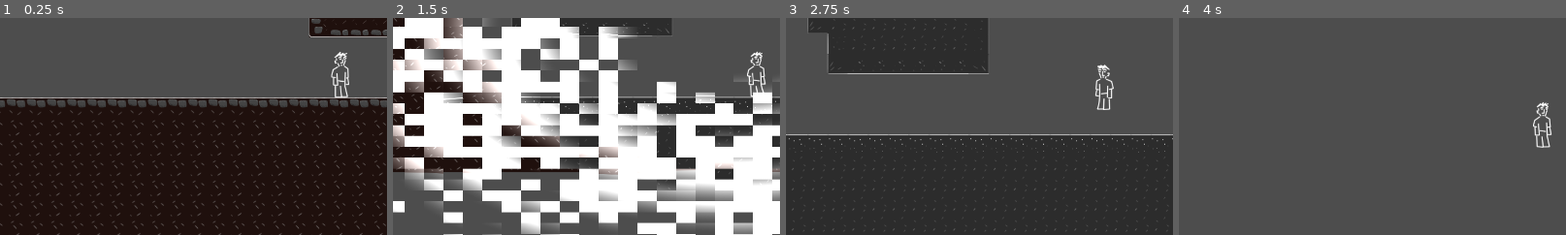
Above: before the commit, frames 1-4 (left to right).
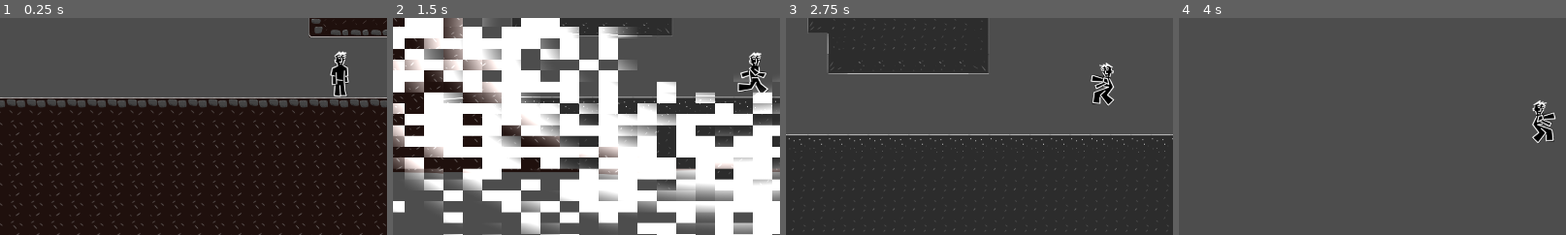
Above: after the commit, the same moments.

Repository: agasyants/GameJam1--skidbladnir-
Game: Godot game, scene res://Levels/main_level/main.tscn
The game is run twice, just before and just after one commit, with the same random seed, the same clock (stepped at 60 frames per second) and the same inputs. Sound files missing from this copy of the repository are replaced by a short silence.
Inputs:
- Up to frame 1 (0.25 s): no input
- Up to frame 2 (1.5 s): hold Right (ui_right) from 0.53 s (still down); tap Space (jump) at 0.6, 0.77, 1.07 s; tap K (switch_echo) at 1.35 s
- Up to frame 3 (2.75 s): tap Space (jump) at 1.52, 1.55, 1.82, 2.3 s; release Right (ui_right) at 2.03 s; hold Left (ui_left) from 2.03 s (still down); hold J (switch_normal) from 2.03 s (still down)
- Up to frame 4 (4 s): release Left (ui_left) at 2.78 s; release J (switch_normal) at 2.78 s; hold Right (ui_right) from 2.78 s (still down); tap , (switch_truth) at 2.85 s; tap Space (jump) at 3.02, 3.05, 3.32, 3.77, 3.8 s; hold L (switch_visceral) from 3.53 s (still down)
The pictures show only the part of the screen within x 6-56%, y 48-98%; the shares and areas given below are measured in that part.

The runs differ from the first frame. In frame 1, 0.7% of the frame differs, in the area x 85-91%, y 15-37%; in frame 2, 0.8%, in the area x 88-97%, y 15-37%; in frame 3, 0.8%; in frame 4, 0.8%.

Commit message:
player sprite update

Diff:
--- a/Player/Player.gd
+++ b/Player/Player.gd
@@ -98,8 +98,10 @@
 	if not is_on_floor():
 		if velocity.y < 0:
 			player_state = State.JUMP
+			animation_player.play("jump")
 		else:
 			player_state = State.FALL
+			animation_player.play("fall")
 	elif abs(velocity.x) > 10:
 		player_state = State.WALK
 		animation_player.play("walk")
--- a/Player/Player.tscn
+++ b/Player/Player.tscn
@@ -1,7 +1,7 @@
-[gd_scene load_steps=8 format=3 uid="uid://bxahjwaaqcpny"]
+[gd_scene load_steps=10 format=3 uid="uid://bxahjwaaqcpny"]
 
 [ext_resource type="Script" uid="uid://d28md55a4eyf" path="res://Player/Player.gd" id="1_3qydi"]
-[ext_resource type="Texture2D" uid="uid://do4322ymwf3rv" path="res://Player/idle-0.png" id="2_q3lat"]
+[ext_resource type="Texture2D" uid="uid://s0fnjyeonmie" path="res://Player/player-0.png" id="2_q3lat"]
 
 [sub_resource type="RectangleShape2D" id="RectangleShape2D_3qydi"]
 size = Vector2(36, 99)
@@ -19,6 +19,24 @@
 "transitions": PackedFloat32Array(1),
 "update": 1,
 "values": [1]
+}
+
+[sub_resource type="Animation" id="Animation_6ysni"]
+resource_name = "fall"
+length = 0.40002
+loop_mode = 1
+step = 0.2
+tracks/0/type = "value"
+tracks/0/imported = false
+tracks/0/enabled = true
+tracks/0/path = NodePath("Sprite2D:frame")
+tracks/0/interp = 1
+tracks/0/loop_wrap = true
+tracks/0/keys = {
+"times": PackedFloat32Array(0, 0.2),
+"transitions": PackedFloat32Array(1, 1),
+"update": 1,
+"values": [13, 14]
 }
 
 [sub_resource type="Animation" id="Animation_q3lat"]
@@ -39,8 +57,9 @@
 "values": [0, 1, 2, 3, 4]
 }
 
-[sub_resource type="Animation" id="Animation_ddoul"]
-resource_name = "walk"
+[sub_resource type="Animation" id="Animation_8g4oa"]
+resource_name = "jump"
+length = 0.60002
 loop_mode = 1
 step = 0.2
 tracks/0/type = "value"
@@ -50,16 +69,36 @@
 tracks/0/interp = 1
 tracks/0/loop_wrap = true
 tracks/0/keys = {
-"times": PackedFloat32Array(0.0627934, 0.623282),
-"transitions": PackedFloat32Array(1, 1),
+"times": PackedFloat32Array(0, 0.2, 0.4),
+"transitions": PackedFloat32Array(1, 1, 1),
 "update": 1,
-"values": [0, 2]
+"values": [10, 11, 12]
+}
+
+[sub_resource type="Animation" id="Animation_ddoul"]
+resource_name = "walk"
+length = 0.80002
+loop_mode = 1
+step = 0.2
+tracks/0/type = "value"
+tracks/0/imported = false
+tracks/0/enabled = true
+tracks/0/path = NodePath("Sprite2D:frame")
+tracks/0/interp = 1
+tracks/0/loop_wrap = true
+tracks/0/keys = {
+"times": PackedFloat32Array(0, 0.2, 0.4, 0.623348),
+"transitions": PackedFloat32Array(1, 1, 1, 1),
+"update": 1,
+"values": [5, 6, 7, 8]
 }
 
 [sub_resource type="AnimationLibrary" id="AnimationLibrary_ddoul"]
 _data = {
 &"RESET": SubResource("Animation_tok1r"),
+&"fall": SubResource("Animation_6ysni"),
 &"idle": SubResource("Animation_q3lat"),
+&"jump": SubResource("Animation_8g4oa"),
 &"walk": SubResource("Animation_ddoul")
 }
 
@@ -71,6 +110,7 @@
 scale = Vector2(1.275, 1.21421)
 texture = ExtResource("2_q3lat")
 hframes = 5
+vframes = 4
 frame = 1
 
 [node name="CollisionShape2D" type="CollisionShape2D" parent="."]
Binary file removed: Player/idle-0.png
Binary file added: Player/player-0.png
Not shown, added: Player/player-0.png.import
Not shown, added: Player/walk-0.png.import
Not shown, changed: .gitignore
